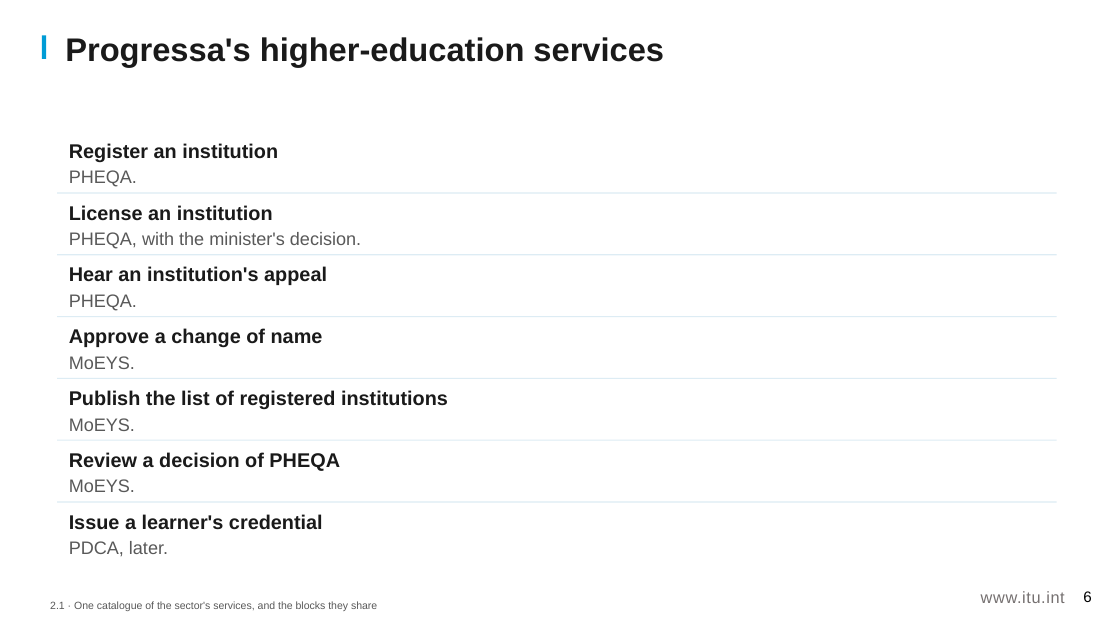
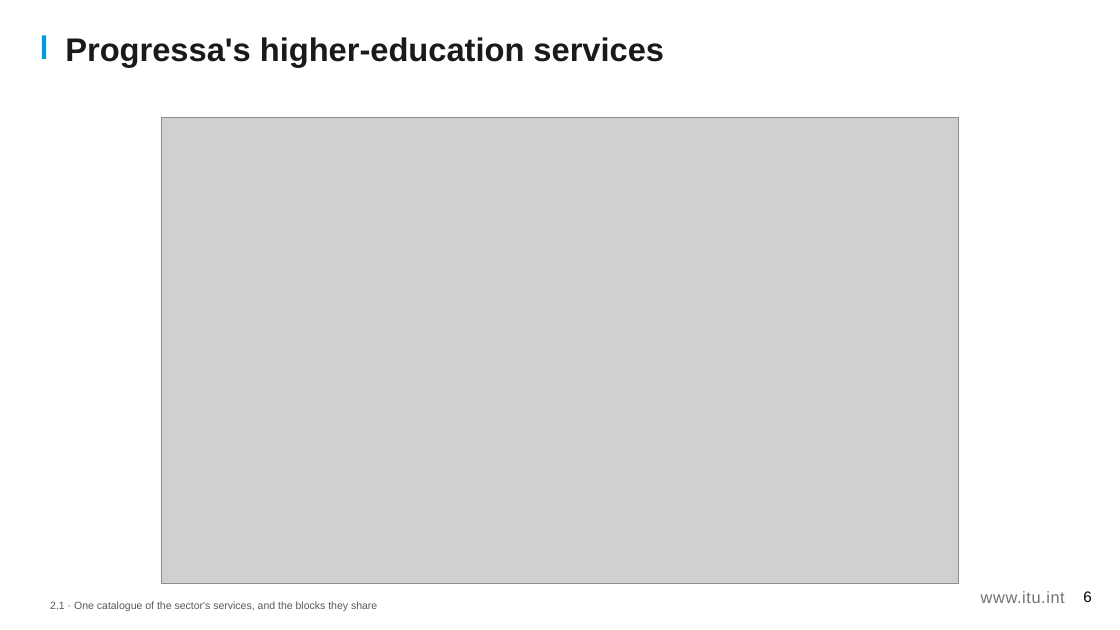
Before and after one commit to aarelaponin/geatdm-framework, a slide deck: slide 6 of 10-Knowledge-Products/KP4-DSD/videos/module_2/en/decks/KP4_M2_Deck_v0.1.pptx. Drawn at 1120x630 pixels with LibreOffice and Linux fonts; fonts in the diff are those of the drawing; grey boxes stand for pictures. Boxes give left, top, right and bottom in pixels: in the first picture for what was removed or moved away, otherwise in the second. Text is boxed around its words. In the diff, an @@ line names an element or a change of style, - is before the commit and + after.

```diff
--- a/10-Knowledge-Products/KP4-DSD/videos/module_2/en/decks/KP4_M2_Deck_v0.1.pptx
+++ b/10-Knowledge-Products/KP4-DSD/videos/module_2/en/decks/KP4_M2_Deck_v0.1.pptx
@@ picture added at <box>161,118,959,584</box> @@
@@ text removed at <box>69,143,278,187</box> @@
-Register an institution
-PHEQA.
@@ rectangle removed at <box>57,192,1057,193</box> @@
@@ text removed at <box>69,205,361,249</box> @@
-License an institution
-PHEQA, with the minister's decision.
@@ rectangle removed at <box>57,255,1057,255</box> @@
@@ text removed at <box>69,266,327,311</box> @@
-Hear an institution's appeal
-PHEQA.
@@ rectangle removed at <box>57,316,1057,317</box> @@
@@ text removed at <box>69,328,323,369</box> @@
-Approve a change of name
-MoEYS.
@@ rectangle removed at <box>57,378,1057,379</box> @@
@@ text removed at <box>69,390,448,431</box> @@
-Publish the list of registered institutions
-MoEYS.
@@ rectangle removed at <box>57,439,1057,440</box> @@
@@ text removed at <box>69,452,340,492</box> @@
-Review a decision of PHEQA
-MoEYS.
@@ rectangle removed at <box>57,502,1057,502</box> @@
@@ text removed at <box>69,514,323,556</box> @@
-Issue a learner's credential
-PDCA, later.
```
Also in this commit, not shown: 1 other slide changed, 43 other files.
